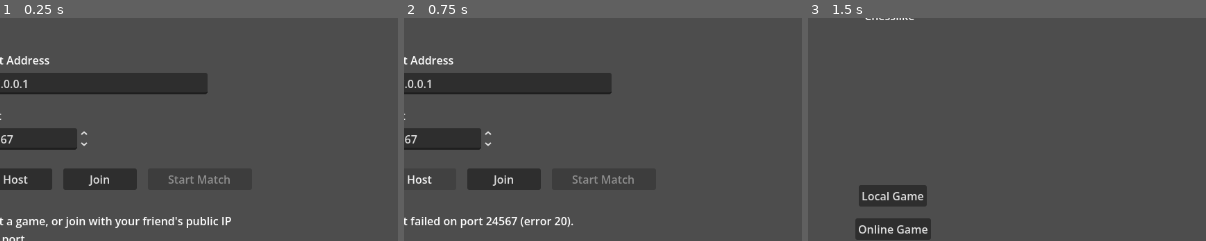
Above: before the commit, frames 1-3 (left to right).
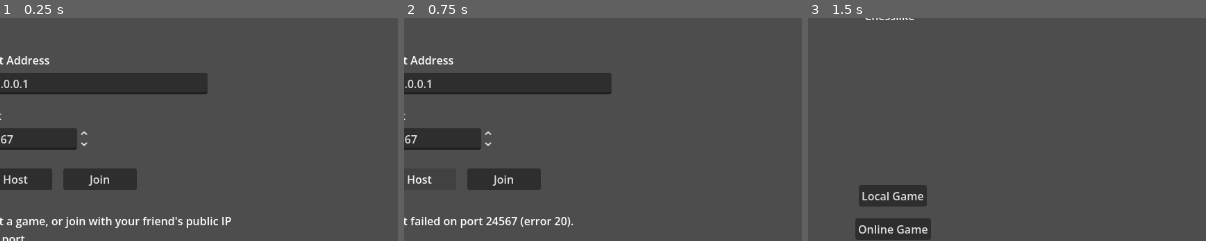
Above: after the commit, the same moments.

Repository: LeoHolman/chesslike
Game: Godot game, scene res://Scenes/OnlineGameMenu.tscn
Same seed, same stepped clock (60 frames per second), same inputs: the game is played once before the commit and once after it. This scene is started directly instead of the project's main scene.
Inputs:
- Up to frame 1 (0.25 s): no input
- Up to frame 2 (0.75 s): click "Host" at 0.5 s
- Up to frame 3 (1.5 s): click "Back to Main Menu" at 1.25 s
The pictures show only the part of the screen within x 34-84%, y 22-72%; the shares and areas given below are measured in that part.

The runs differ from the first frame. In frame 1, 0.2% of the frame differs, in the area x 42-58%, y 70-75%; in frame 2, 0.2%; in frame 3, nothing differs.

Commit message:
host game into actual game

Diff:
--- a/Scripts/local_game_menu.gd
+++ b/Scripts/local_game_menu.gd
@@ -1598,6 +1598,13 @@
 	$"/root/GameManager".PlayerColors = _serialize_player_colors()
 	$"/root/GameManager".TileColors = _serialize_tile_colors()
 
+	var network_manager = get_node_or_null("/root/NetworkManager")
+	if network_manager != null and network_manager.is_hosting and not network_manager.is_online_active():
+		if not network_manager.start_hosted_match():
+			preview_warning_label.text = "Online start failed. Make sure player 2 is connected."
+			preview_warning_label.visible = true
+			return
+
 	#var LocalGame = load("res://Scenes/LocalGame.tscn")
 	#get_tree().current_scene.add_child(LocalGame)
 	get_tree().change_scene_to_file("res://Scenes/LocalGame.tscn")
--- a/Scripts/online_game_menu.gd
+++ b/Scripts/online_game_menu.gd
@@ -20,6 +20,7 @@
 	port_spin_box.step = 1
 	port_spin_box.rounded = true
 	port_spin_box.value = float(network_manager.DEFAULT_PORT)
+	start_match_button.visible = false
 	start_match_button.disabled = true
 	status_label.text = "Host a game, or join with your friend's public IP and port."
 
@@ -37,8 +38,12 @@
 func _on_host_button_pressed() -> void:
 	var port = int(round(port_spin_box.value))
 	var network_manager = $"/root/NetworkManager"
-	if network_manager != null:
-		network_manager.host_game(port)
+	if network_manager == null:
+		return
+	if not network_manager.host_game(port):
+		return
+	status_label.text = "Hosting started. Opening game setup..."
+	get_tree().change_scene_to_file("res://Scenes/LocalGameMenu.tscn")
 
 func _on_join_button_pressed() -> void:
 	var host_address = host_address_input.text.strip_edges()
@@ -48,12 +53,8 @@
 		network_manager.join_game(host_address, port)
 
 func _on_start_match_button_pressed() -> void:
-	var network_manager = $"/root/NetworkManager"
-	if network_manager == null:
-		return
-	if not network_manager.start_hosted_match():
-		return
-	get_tree().change_scene_to_file("res://Scenes/LocalGame.tscn")
+	# Host now starts the online match from LocalGameMenu after configuring the board.
+	pass
 
 func _on_cancel_button_pressed() -> void:
 	var network_manager = $"/root/NetworkManager"
Not shown, changed: builds/windows_chesslike.pck
